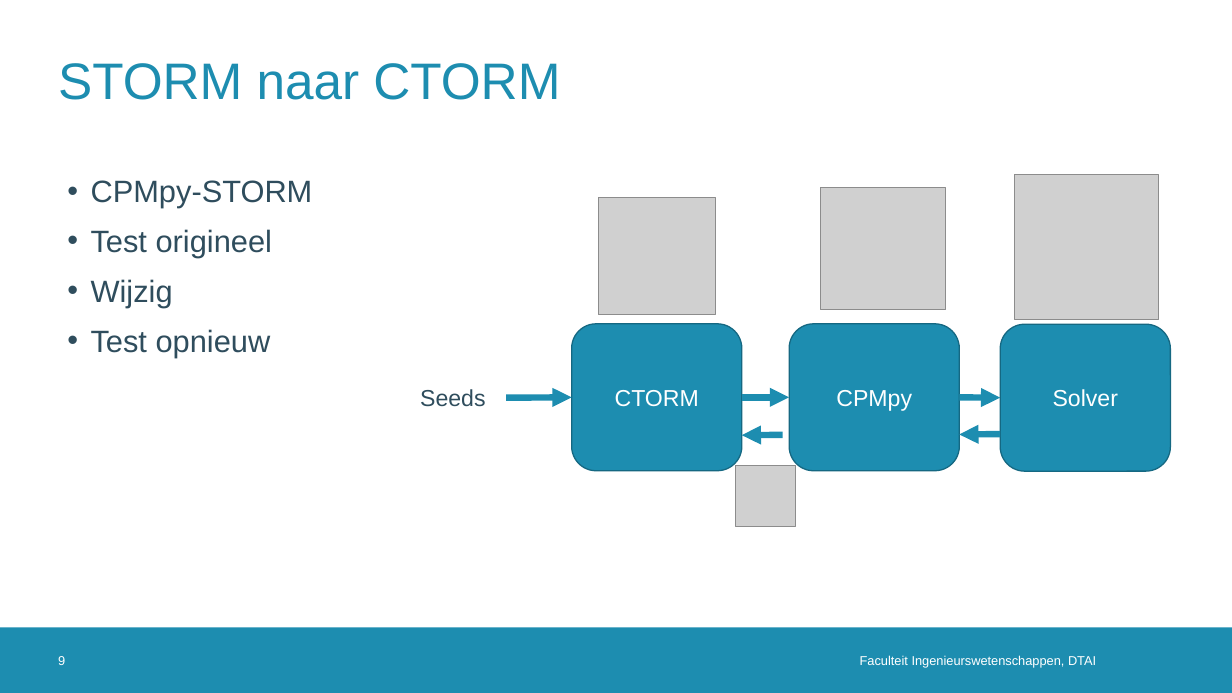
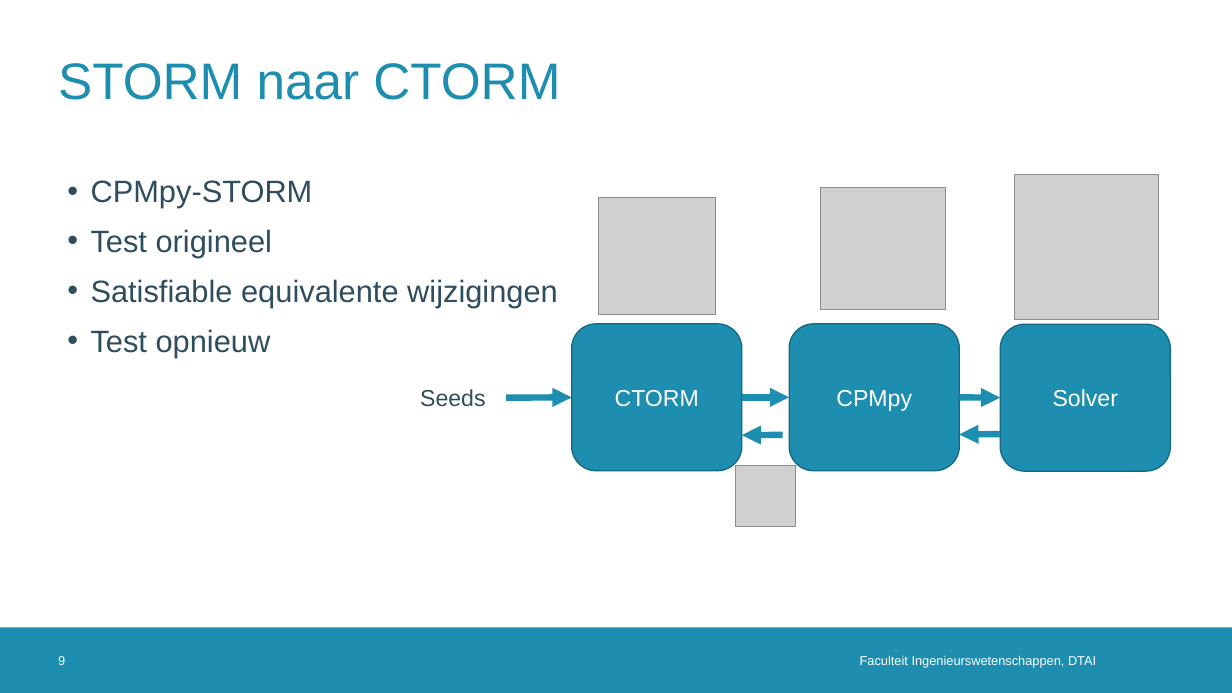
Before and after one commit to rubenkindt/Masterproef-paper-RubenKindt, a slide deck: slide 9 of Milestones/M10 Thesis defence/M10.pptx. Drawn at 1232x693 pixels with LibreOffice and Linux fonts; fonts in the diff are those of the drawing; grey boxes stand for pictures; background and template pictures are left out. Boxes give left, top, right and bottom in pixels: in the first picture for what was removed or moved away, otherwise in the second. Text is boxed around its words. In the diff, an @@ line names an element or a change of style, - is before the commit and + after.

```diff
--- a/Milestones/M10 Thesis defence/M10.pptx
+++ b/Milestones/M10 Thesis defence/M10.pptx
@@ text at (91, 279, 558, 307): text changed @@
-• Wijzig
+• Satisfiable equivalente wijzigingen
```
Also in this commit, not shown: 4 other slides changed, 7 other files.
